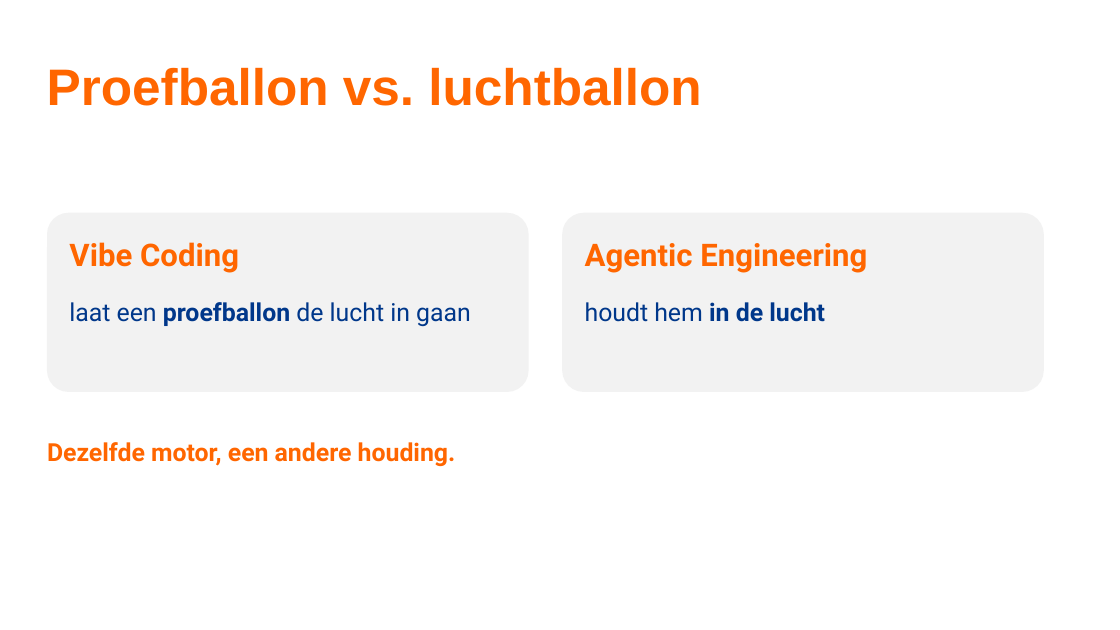
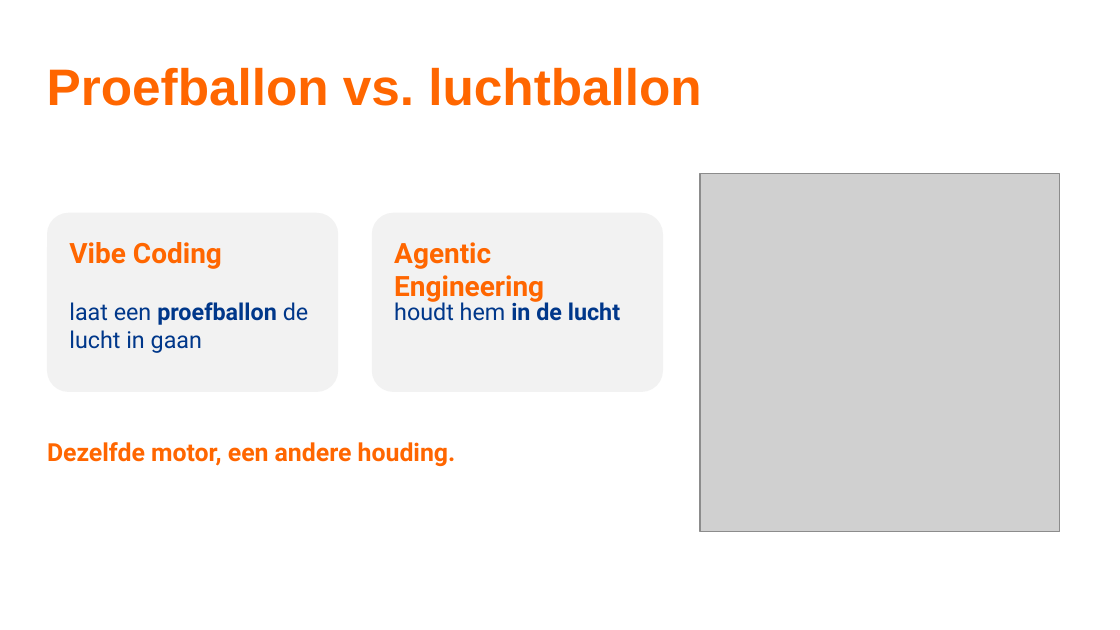
Before and after one commit to TeamNLSportScienceCentre/teamnl-agentic-engineering, a slide deck: slide 8 of docs/agentic-engineering-sessie-1.pptx. Drawn at 1120x630 pixels with LibreOffice and Linux fonts; fonts in the diff are those of the drawing; grey boxes stand for pictures; background and template pictures are left out. Boxes give left, top, right and bottom in pixels: in the first picture for what was removed or moved away, otherwise in the second. Text is boxed around its words. In the diff, an @@ line names an element or a change of style, - is before the commit and + after.

```diff
--- a/docs/agentic-engineering-sessie-1.pptx
+++ b/docs/agentic-engineering-sessie-1.pptx
@@ picture added at [700, 174, 1060, 532] @@
@@ rounded rectangle: place and size @@
-rounded rectangle at [47, 213, 529, 392]
+rounded rectangle at [47, 213, 338, 392]
@@ text "Vibe Coding" at [69, 242, 222, 269]: size 20 to 18 pt @@
@@ rounded rectangle: place and size @@
-rounded rectangle at [562, 213, 1044, 392]
+rounded rectangle at [372, 213, 663, 392]
@@ text "Agentic Engineering" at [394, 242, 544, 303]: size 20 to 18 pt @@
@@ text "Agentic Engineering": place and size @@
-text "Agentic Engineering" at [585, 243, 867, 273]
+text "Agentic Engineering" at [394, 242, 544, 303]
@@ text "laat een proefballon de lucht ..." at [69, 302, 308, 353]: size 16 to 15 pt @@
@@ text "houdt hem in de lucht" at [394, 299, 620, 321]: size 16 to 15 pt @@
@@ text "houdt hem in de lucht": place and size @@
-text "houdt hem in de lucht" at [585, 302, 825, 322]
+text "houdt hem in de lucht" at [394, 299, 620, 321]
```
Also in this commit, not shown: 21 other slides changed, 2 slides added, 3 slides removed.
